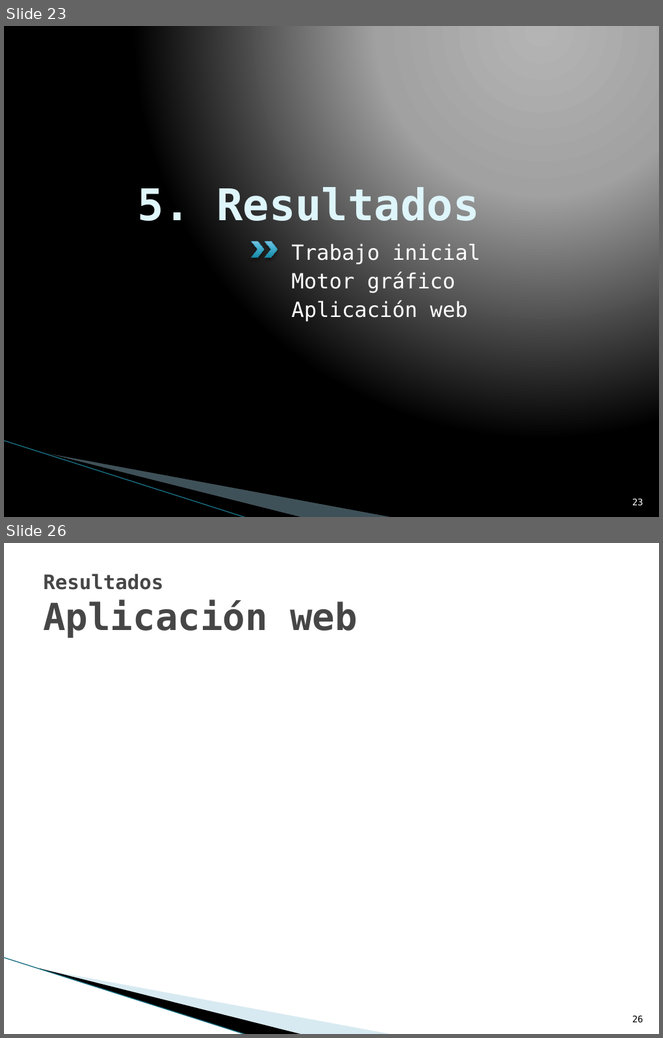
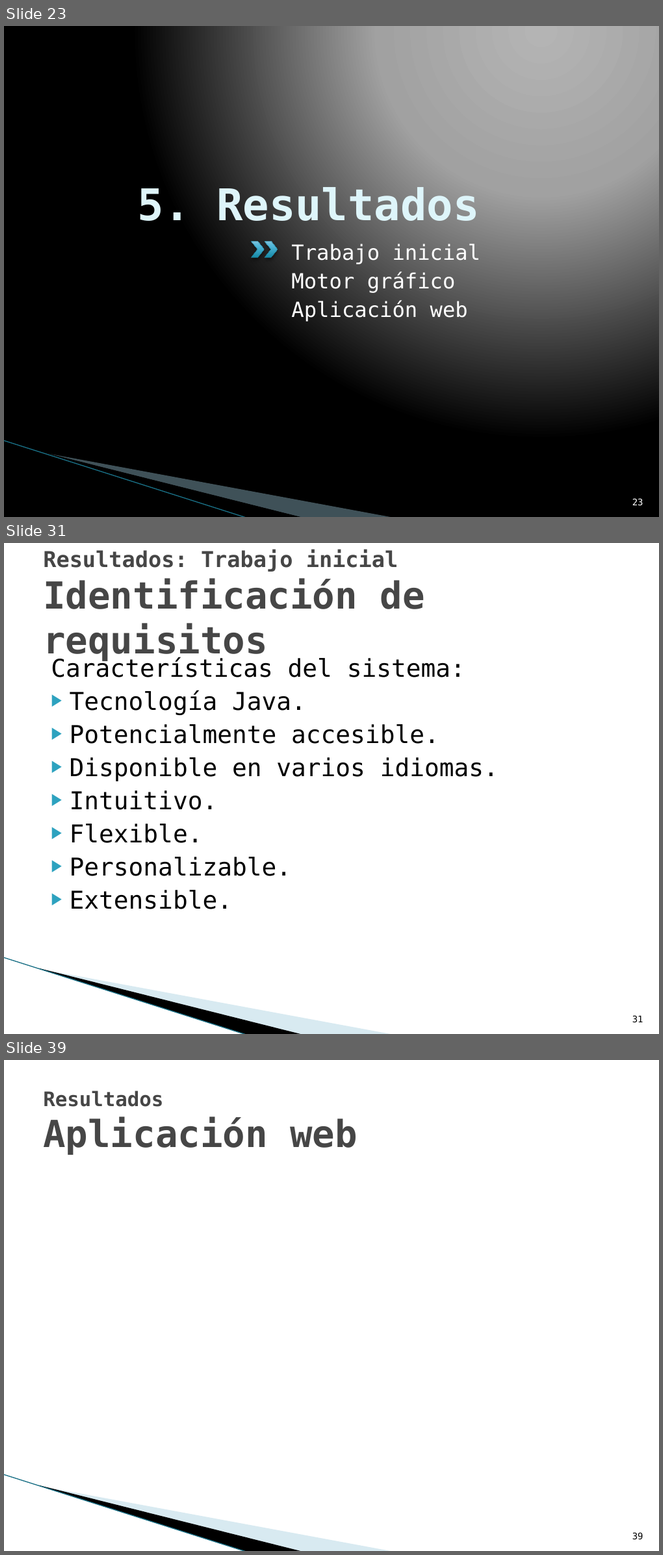
Before and after one commit to txedo/uclm-esi-alarcos, a slide deck: presentation/presentation.pptx. Shown one above the other, each under a label of ours: slides 23 and 26 before the commit, slides 23, 31 and 39 after it; the slides between them are not shown. The pictures are 663x1038 and 663x1555 pixels, drawn with LibreOffice and Linux fonts; fonts in the diff are those of the drawing; background and template pictures are left out. Boxes give left, top, right and bottom in pixels: in the first picture for what was removed or moved away, otherwise in the second. Text is boxed around its words. In the diff, an @@ line names an element or a change of style, - is before the commit and + after.

```diff
--- a/presentation/presentation.pptx
+++ b/presentation/presentation.pptx
@@ slide 31 added at (4,543,659,1034), background #FFFFFF; not listed: 3 template elements that a slide beside it also shows @@
@@ title added at (43,549,425,662), 41 pt, text #464646, bold @@
+Resultados: Trabajo inicial
+Identificación de requisitos
@@ text added at (51,657,499,910), 27 pt, text #000000 @@
+Características del sistema:
+▶ Tecnología Java.
+▶ Potencialmente accesible.
+▶ Disponible en varios idiomas.
+▶ Intuitivo.
+▶ Flexible.
+▶ Personalizable.
+▶ Extensible.
@@ page number added at (633,1016,644,1023), 10 pt, text #000000 @@
+31
@@ what was slide 26 is now slide 39 @@
@@ page number at (633,1533,644,1540): text changed @@
-26
+39
```
Also in this commit, not shown: 1 slide changed, 12 other slides added, 21 other files.
